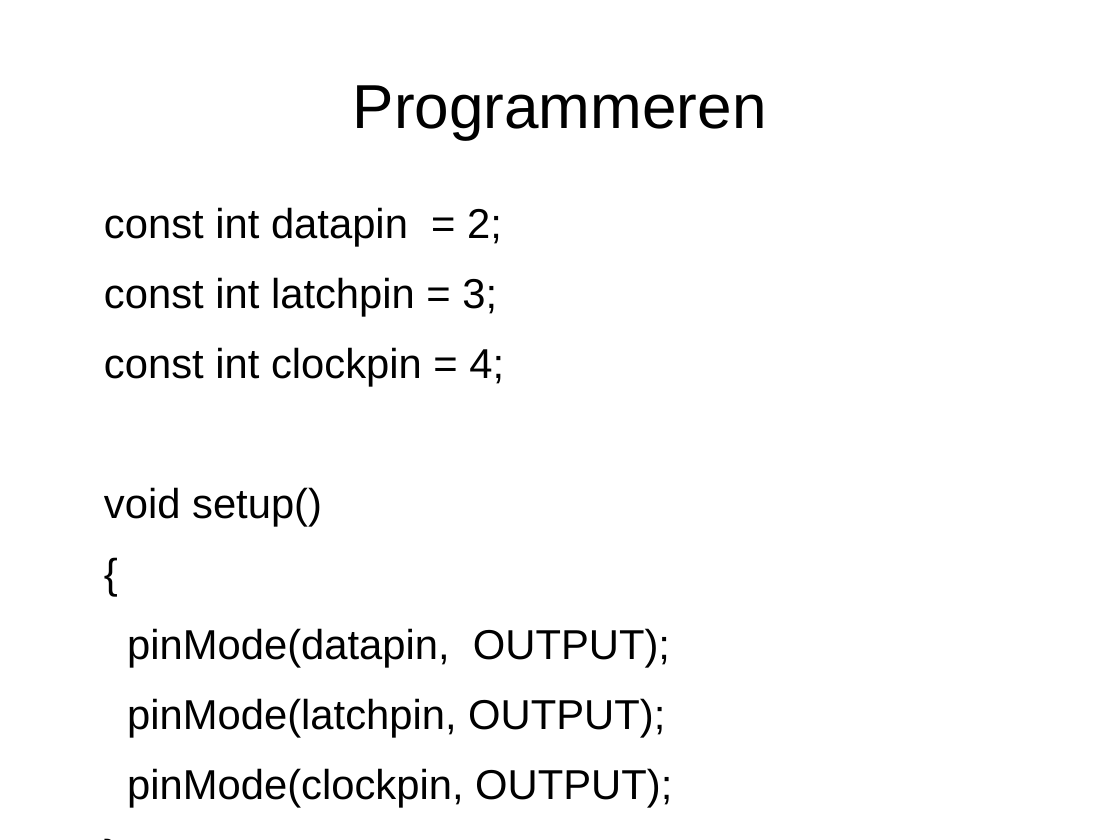
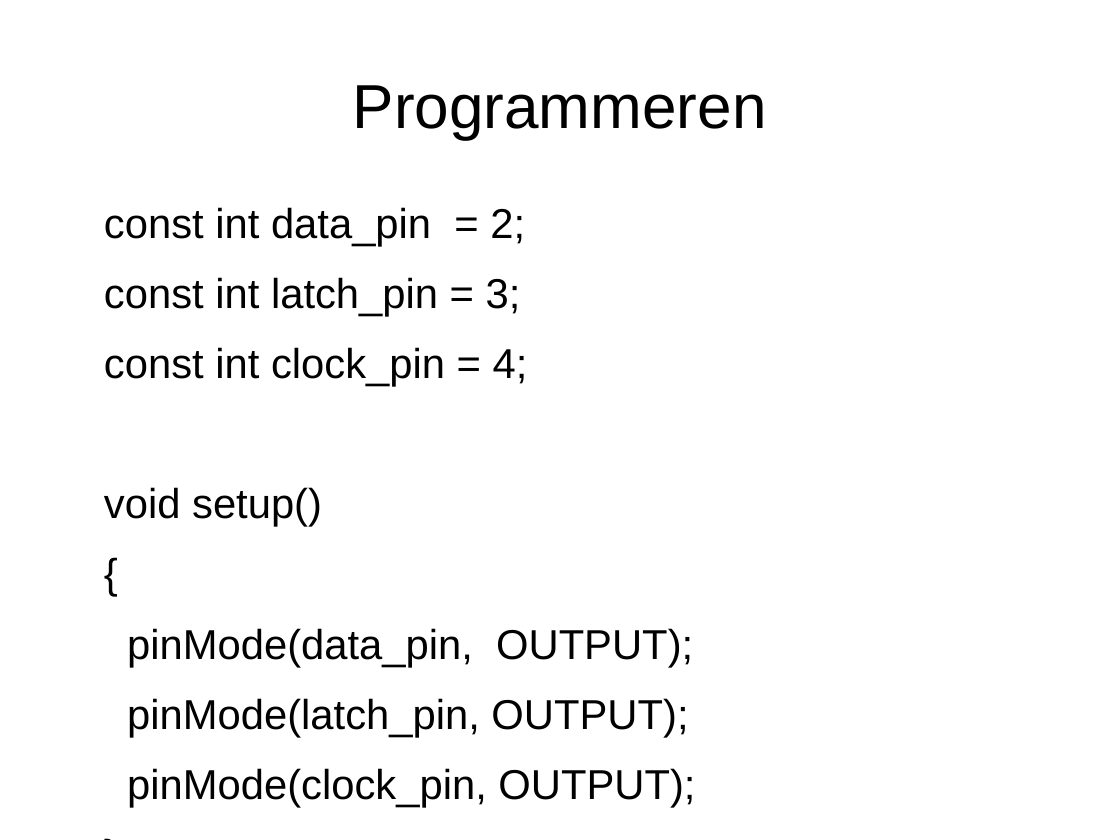
Before and after one commit to djog/arduino_cursus, a slide deck: slide 5 of Raw/ShiftRegistersSN74HC595.odp. Drawn at 1120x840 pixels with LibreOffice and Linux fonts; fonts in the diff are those of the drawing. Boxes give left, top, right and bottom in pixels: in the first picture for what was removed or moved away, otherwise in the second. Text is boxed around its words. In the diff, an @@ line names an element or a change of style, - is before the commit and + after.

```diff
--- a/Raw/ShiftRegistersSN74HC595.odp
+++ b/Raw/ShiftRegistersSN74HC595.odp
@@ text at (x1=104, y1=207, x2=528, y2=387): text changed @@
-const int datapin = 2;
-const int latchpin = 3;
-const int clockpin = 4;
+const int data_pin = 2;
+const int latch_pin = 3;
+const int clock_pin = 4;
@@ text at (x1=127, y1=628, x2=695, y2=808): text changed @@
-pinMode(datapin, OUTPUT);
-pinMode(latchpin, OUTPUT);
-pinMode(clockpin, OUTPUT);
+pinMode(data_pin, OUTPUT);
+pinMode(latch_pin, OUTPUT);
+pinMode(clock_pin, OUTPUT);
```
Also in this commit, not shown: 3 other slides changed, 5 other files.
